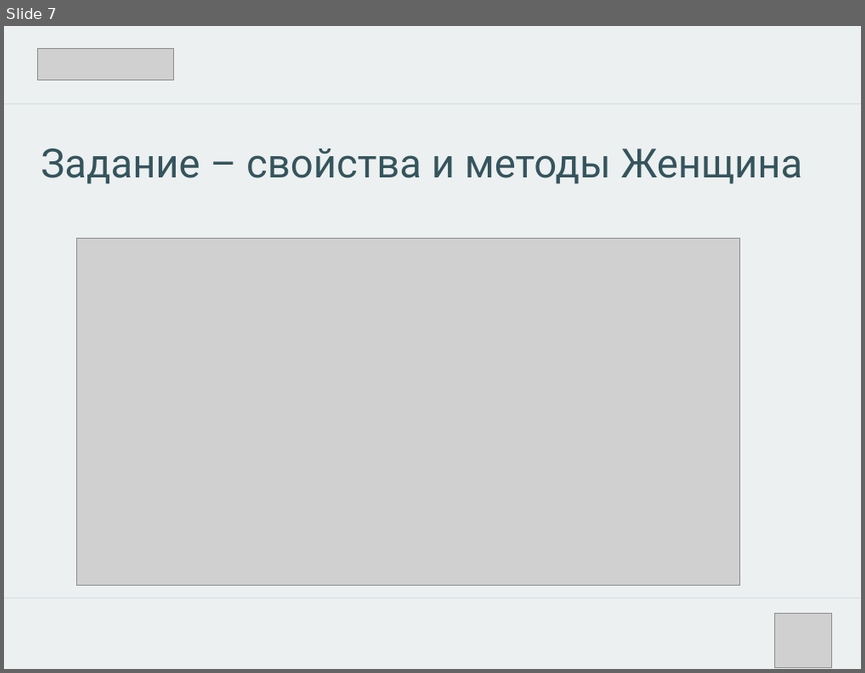
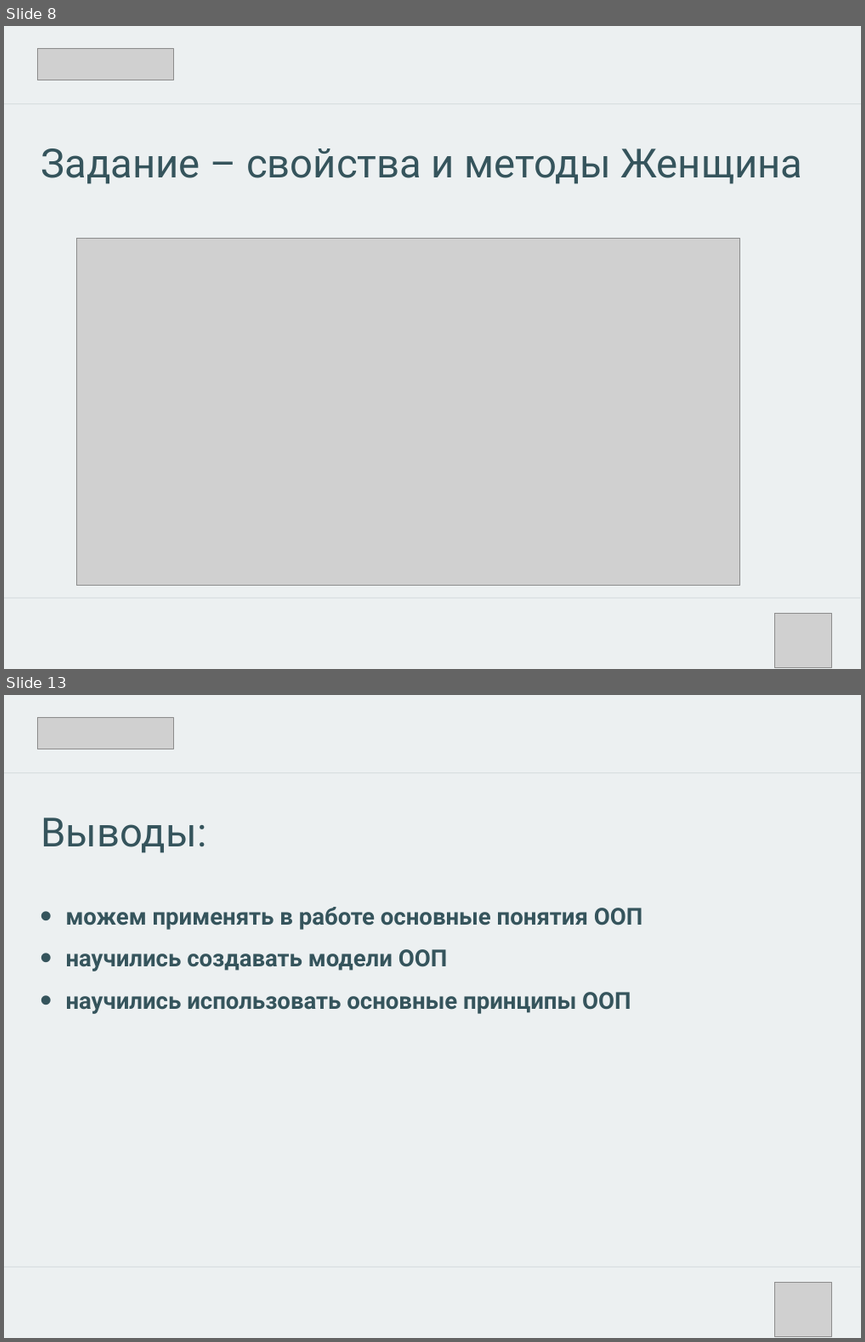
Before and after one commit to walerij/v3, a slide deck: презентация 2.pptx. Shown one above the other, each under a label of ours: slide 7 before the commit, slides 8 and 13 after it; the slides between them are not shown. The pictures are 865x673 and 865x1342 pixels, drawn with LibreOffice and Linux fonts; fonts in the diff are those of the drawing; grey boxes stand for pictures. Boxes give left, top, right and bottom in pixels: in the first picture for what was removed or moved away, otherwise in the second. Text is boxed around its words. In the diff, an @@ line names an element or a change of style, - is before the commit and + after.

```diff
--- a/презентация 2.pptx
+++ b/презентация 2.pptx
@@ slide 13 added at [4,695,861,1338], background #ECF0F1 @@
@@ picture added at [38,717,173,749] @@
@@ line added from (4, 772) to (861, 772), #35545C 1 pt @@
@@ text added at [41,817,206,853], 48 pt, text #35545C @@
+Выводы:
@@ text added at [66,907,642,1014], 28 pt, text #35545C, bold @@
+• можем применять в работе основные понятия ООП
+• научились создавать модели ООП
+• научились использовать основные принципы ООП
@@ line added from (4, 1267) to (860, 1267), #35545C 1 pt @@
@@ picture added at [775,1282,832,1337] @@
@@ what was slide 7 is now slide 8 @@
```
Also in this commit, not shown: 6 other slides added, 3 slides removed, 6 other files.
